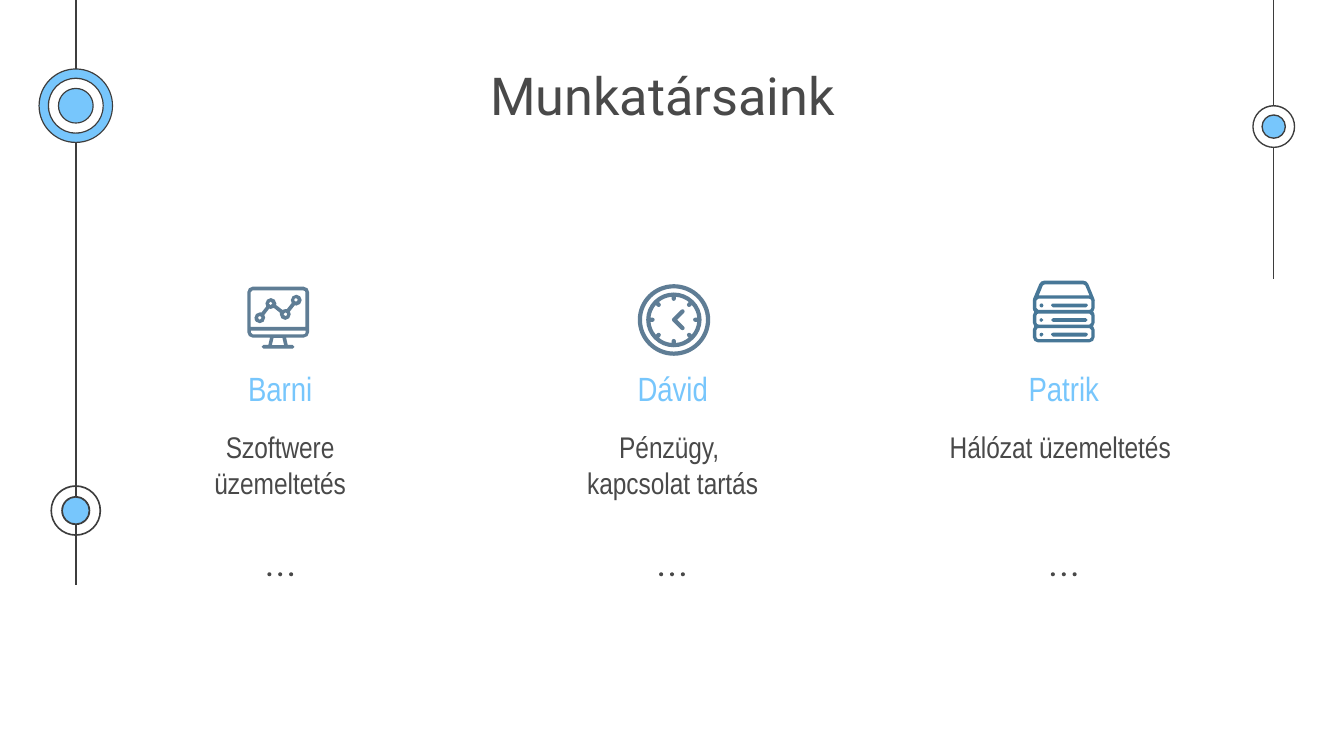
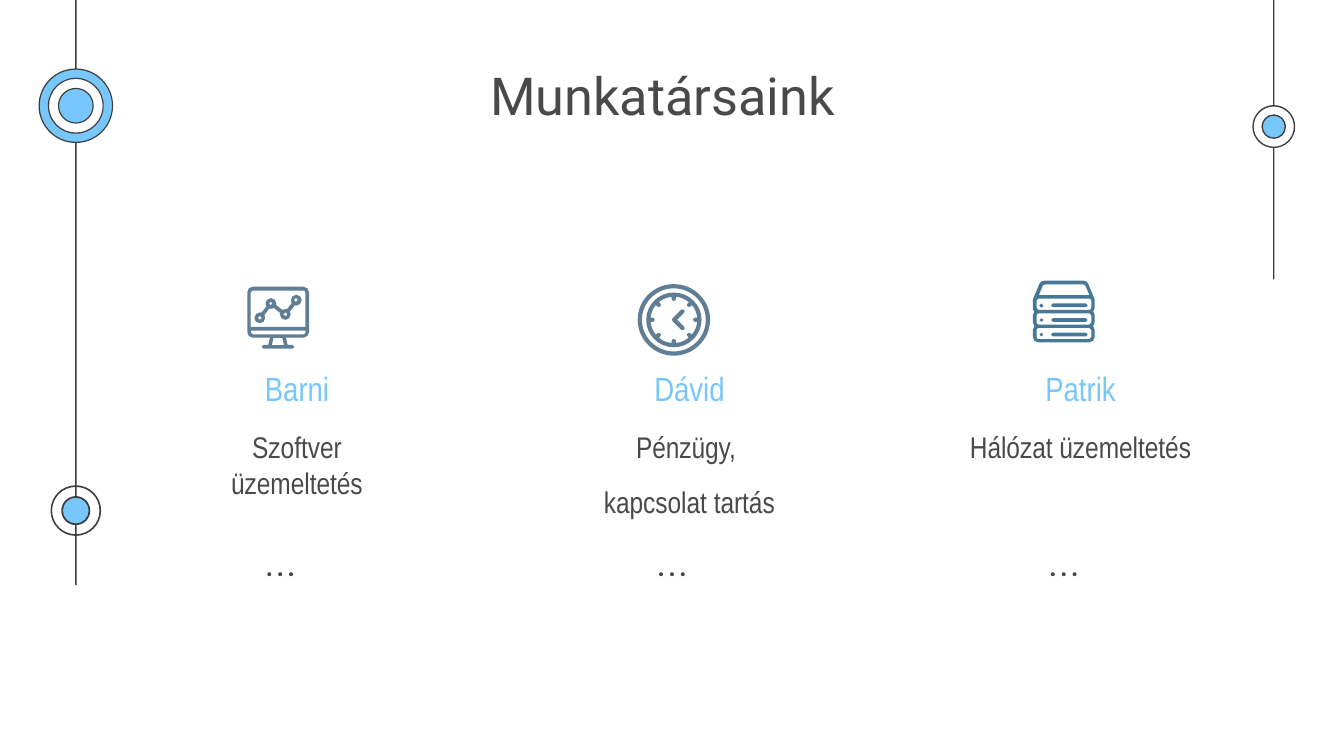
Before and after one commit to LilHacker09/iktprojekt2, a slide deck: slide 4 of ikt 2.pptx. Drawn at 1344x756 pixels with LibreOffice and Linux fonts; fonts in the diff are those of the drawing. Boxes give left, top, right and bottom in pixels: in the first picture for what was removed or moved away, otherwise in the second. Text is boxed around its words. In the diff, an @@ line names an element or a change of style, - is before the commit and + after.

```diff
--- a/ikt 2.pptx
+++ b/ikt 2.pptx
@@ indent changed; more space between paragraphs in 5 elements at (654,376,724,402), (265,376,329,402), (1045,376,1115,402), (604,436,775,519), (970,436,1191,459) @@
@@ subtitle at (231,436,363,495): text changed @@
-Szoftwere üzemeltetés
+Szoftver üzemeltetés
```
Also in this commit, not shown: 9 other slides changed, 2 slides added.
